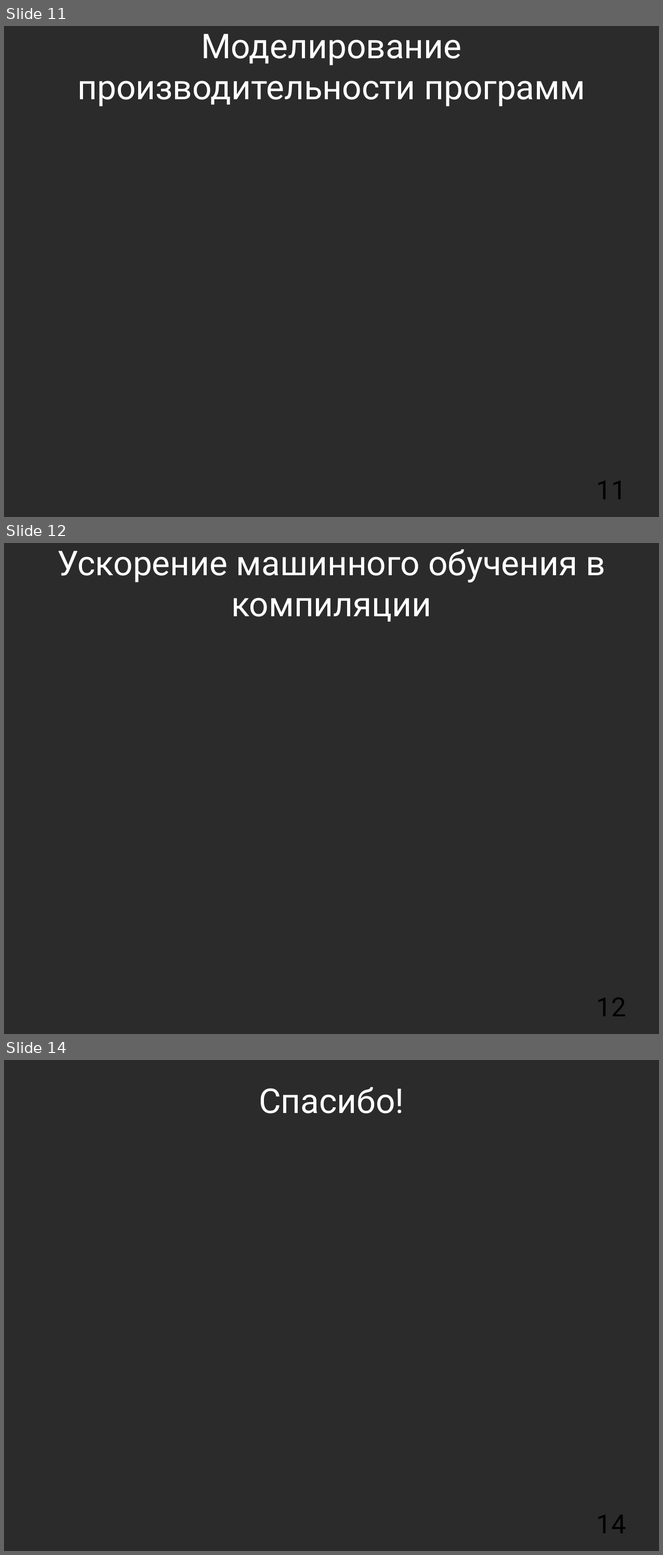
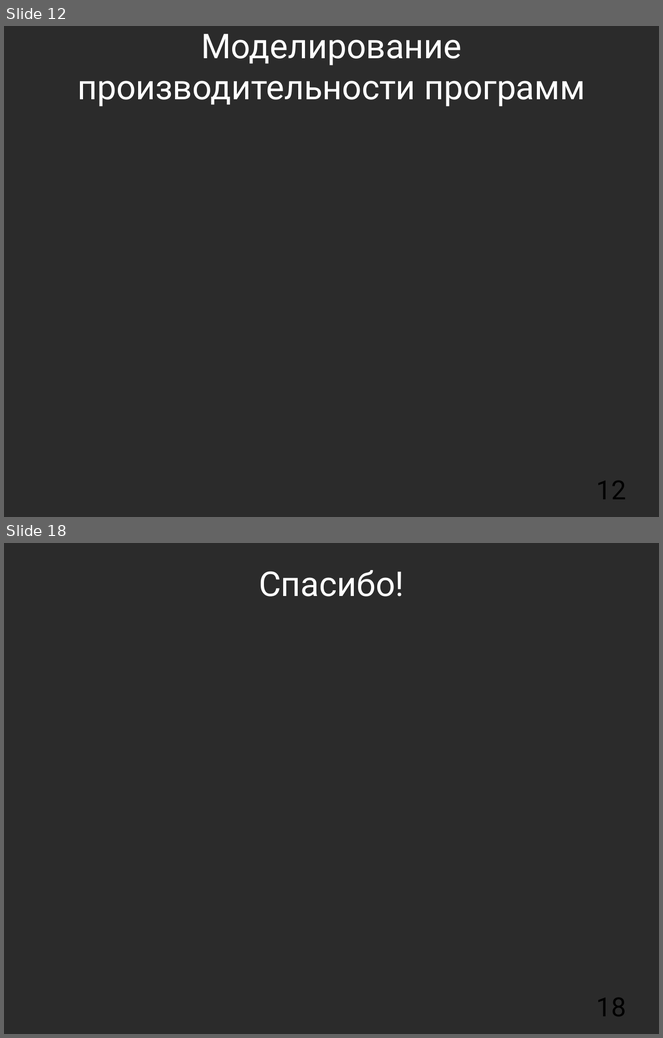
Before and after one commit to mkpankov/adaptor, a slide deck: diploma/defense/keynote.odp. Shown one above the other, each under a label of ours: slides 11, 12 and 14 before the commit, slides 12 and 18 after it; the slides between them are not shown. The pictures are 663x1555 and 663x1038 pixels, drawn with LibreOffice and Linux fonts; fonts in the diff are those of the drawing; background and template pictures are left out; a plain dark background stands for a picture behind light text. Boxes give left, top, right and bottom in pixels: in the first picture for what was removed or moved away, otherwise in the second. Text is boxed around its words. In the diff, an @@ line names an element or a change of style, - is before the commit and + after.

```diff
--- a/diploma/defense/keynote.odp
+++ b/diploma/defense/keynote.odp
@@ slide 12 removed at box(4, 543, 659, 1034), background picture (left out) @@
@@ title removed at box(57, 549, 606, 622) @@
-Ускорение машинного обучения в компиляции
@@ page number removed at box(597, 998, 626, 1017) @@
-12
@@ what was slide 11 is now slide 12 @@
@@ page number at box(597, 481, 626, 500): text changed @@
-11
+12
@@ what was slide 14 is now slide 18 @@
@@ page number at box(597, 998, 626, 1017): text changed @@
-14
+18
```
Also in this commit, not shown: 5 slides changed, 9 slides added, 1 other slide removed.
